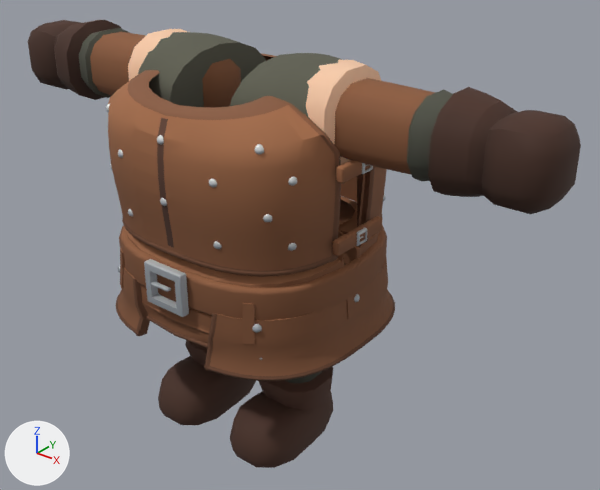
The glTF model assets/custom-heroes/armor/studded_leather.glb: old version first, new version second.
Both versions are drawn from a 50 mm camera at (1.6, -1.77, 1.77) aimed at (0.12, 0.08, 0.62). Every picture has the same lights, and +X, +Y and +Z are marked at lower left. The picture after the commit comes second. Vertices at exactly the same position are counted once.

The first picture shows 'StuddedLeather_Armor'.
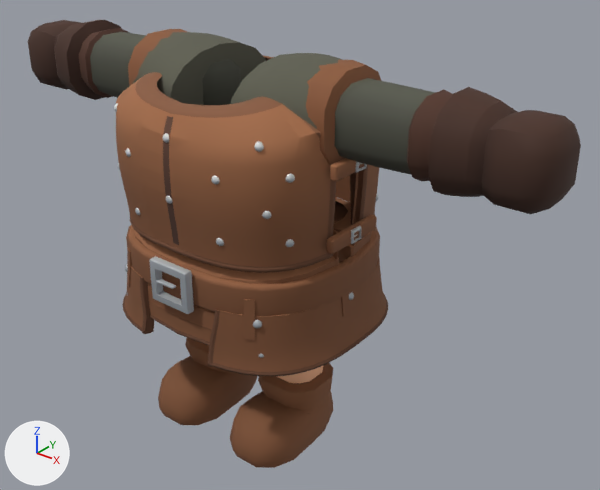
What changed in the scene script:
```text
Change me_mesh_0:
    used by ob_studdedleather_armor; location = (0.0, 0.0, 0.0)
    remove me_mesh_0.from_pydata(...)  # 9016 vertices, 17776 faces; spans x -0.97..0.97, y -0.39..0.38, z 0.0..1.25
    add me_mesh_0.from_pydata(...)  # 9074 vertices, 17868 faces; spans x -0.97..0.97, y -0.37..0.36, z 0.0..1.25
    me_mesh_0 part 1: the loose piece of 34 vertices spanning x 0.27..0.29, y -0.32..-0.3, z 0.55..0.58 is deleted
    me_mesh_0 part 2: 296 vertices moved within x -0.41..0.41, y -0.37..0.35, z 0.41..1.18; 6341 vertices removed from x -0.43..0.43, y -0.39..0.38, z 0.41..1.18; 6403 vertices added at x -0.41..0.41, y -0.37..0.36, z 0.41..1.18
    me_mesh_0 part 3: 2011 kept faces spanning x -0.97..0.97, y -0.3..0.32, z 0.0..1.25 get new texture (UV) coordinates
    other edits to the shape of me_mesh_0 do not show in these pictures
```

Location of each change, (x1, y1, x2, y2) in pixels of the pictures (600 x 490 px; the box of a moved part takes in the faces that stretch with it):
part 1 of me_mesh_0, deleted: before (252, 324, 262, 333)
part 2 of me_mesh_0, moved or reshaped: before (106, 53, 395, 381); after (114, 55, 388, 377)
part 3 of me_mesh_0, surface changed: (77, 26, 454, 468) in both
